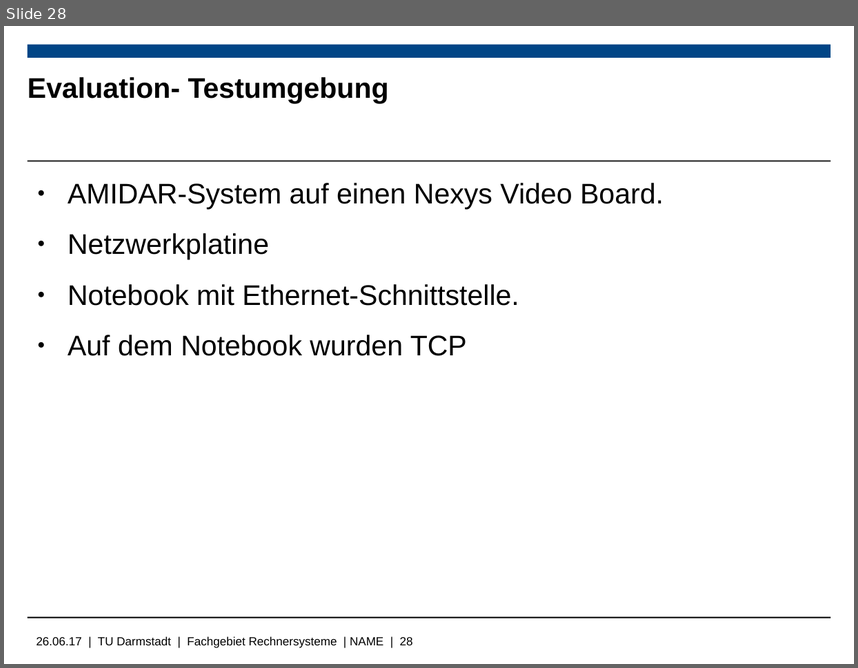
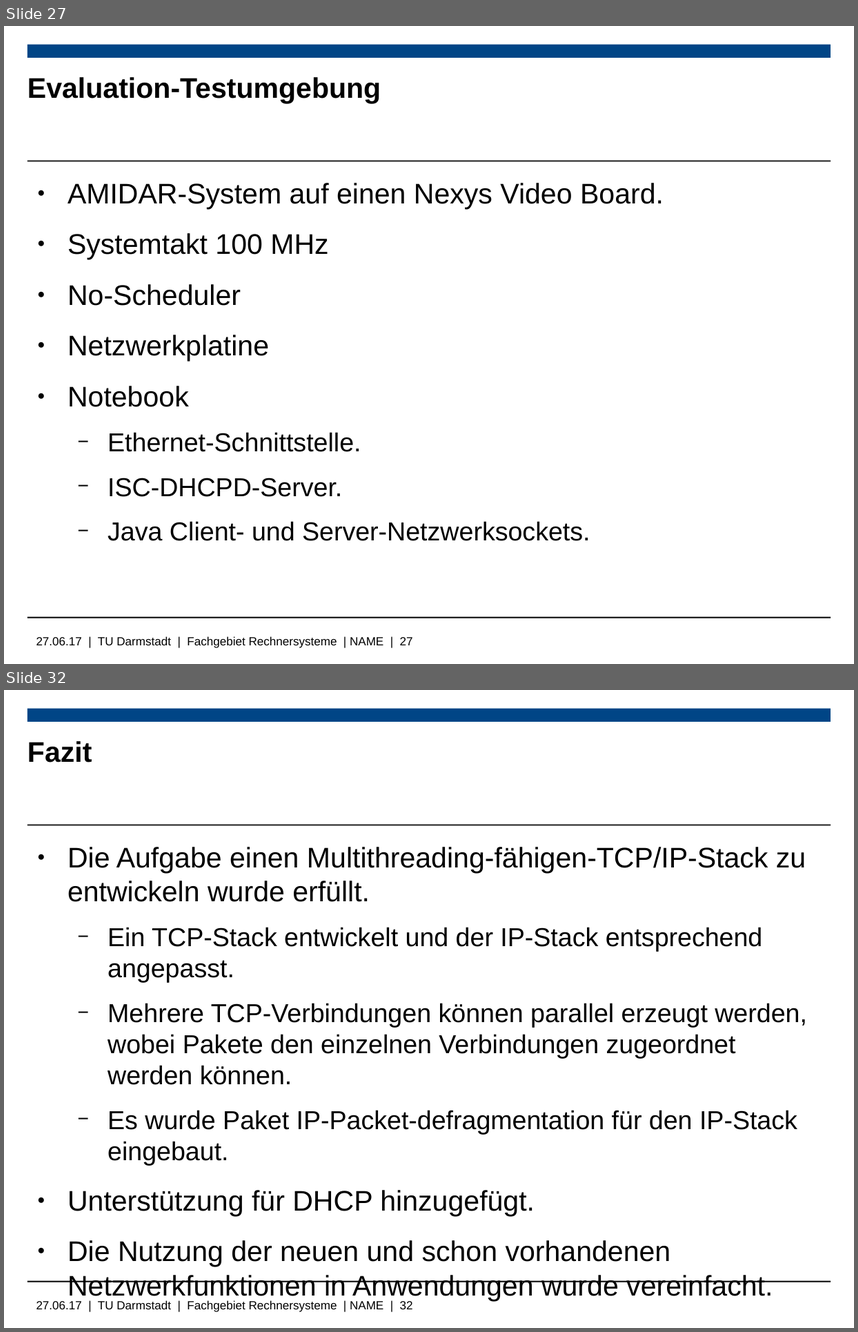
Before and after one commit to Wiero/Bachelorarbeit, a slide deck: Bachelorpräsenation.odp. Shown one above the other, each under a label of ours: slide 28 before the commit, slides 27 and 32 after it; the slides between them are not shown. The pictures are 858x668 and 858x1332 pixels, drawn with LibreOffice and Linux fonts; fonts in the diff are those of the drawing; background and template pictures are left out. Boxes give left, top, right and bottom in pixels: in the first picture for what was removed or moved away, otherwise in the second. Text is boxed around its words. In the diff, an @@ line names an element or a change of style, - is before the commit and + after.

```diff
--- a/Bachelorpräsenation.odp
+++ b/Bachelorpräsenation.odp
@@ slide 32 added at (x1=4, y1=690, x2=854, y2=1328), background #FFFFFF; not listed: 4 template elements that a slide beside it also shows @@
@@ title added at (x1=27, y1=741, x2=92, y2=762), 24 pt, text #000000, bold @@
+Fazit
@@ text added at (x1=67, y1=847, x2=807, y2=1267), 22 pt, text #000000 @@
+● Die Aufgabe einen Multithreading-fähigen-TCP/IP-Stack zu entwickeln wurde erfüllt.
+  − Ein TCP-Stack entwickelt und der IP-Stack entsprechend angepasst.
+  − Mehrere TCP-Verbindungen können parallel erzeugt werden, wobei Pakete den einzelnen Verbindungen zugeordnet werden können.
+  − Es wurde Paket IP-Packet-defragmentation für den IP-Stack eingebaut.
+● Unterstützung für DHCP hinzugefügt.
+● Die Nutzung der neuen und schon vorhandenen Netzwerkfunktionen in Anwendungen wurde vereinfacht.
@@ what was slide 28 is now slide 27 @@
@@ slide 27 changed as well @@
@@ title at (x1=27, y1=77, x2=381, y2=104): spaces changed @@
-Evaluation- Testumgebung
+Evaluation-Testumgebung
@@ text at (x1=67, y1=233, x2=328, y2=305): paragraphs added @@
+● Systemtakt 100 MHz
+● No-Scheduler
@@ text at (x1=67, y1=385, x2=590, y2=541): text changed; size 24 to 22 pt @@
-● Notebook mit Ethernet-Schnittstelle.
-● Auf dem Notebook wurden TCP
+● Notebook
+  − Ethernet-Schnittstelle.
+  − ISC-DHCPD-Server.
+  − Java Client- und Server-Netzwerksockets.
@@ text at (x1=36, y1=636, x2=413, y2=648): text changed @@
-26.06.17 | TU Darmstadt | Fachgebiet Rechnersysteme | NAME | 28
+27.06.17 | TU Darmstadt | Fachgebiet Rechnersysteme | NAME | 27
```
Also in this commit, not shown: 7 other slides changed, 7 other slides added, 3 slides removed, 6 other files.
